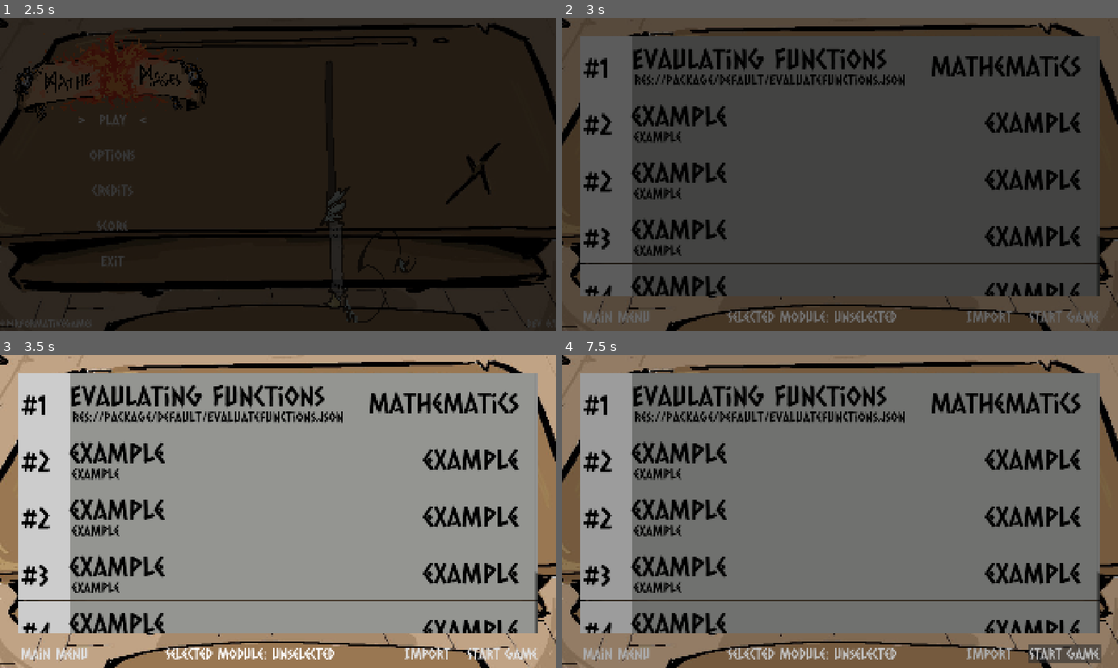
Above: before the commit, frames 1-4 (two rows, left to right).
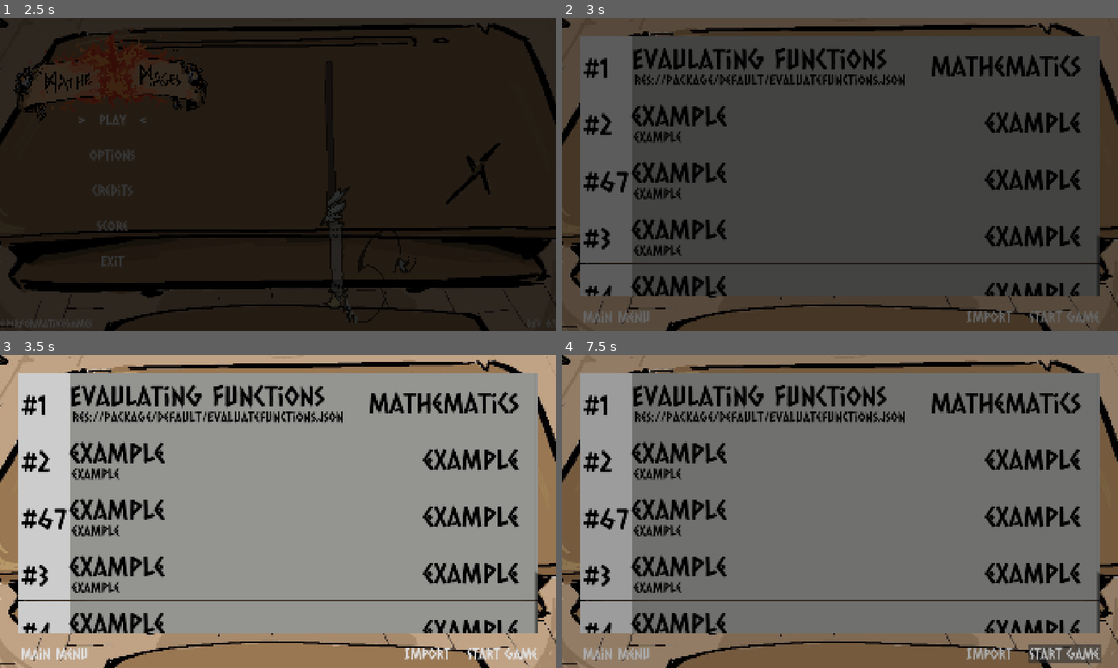
Above: after the commit, the same moments.

Repository: JMSal08/Mathemages
Game: Godot game, scene res://scenes/splash/studio_splash.tscn
The game is run twice, just before and just after one commit, with the same random seed, the same clock (stepped at 60 frames per second) and the same inputs.
Inputs (mouse positions are in pixels of both pictures, inside the frame that each line leads up to):
- Up to frame 1 (2.5 s): tap Enter at 0.5 s; move the mouse to (400, 158) at 0.52 s; click (400, 158) at 0.67 s; move the mouse to (166, 190) at 1.27 s; click (166, 190) at 1.42 s; click "Play" at 2 s
- Up to frame 2 (3 s): click "#1" at 2.75 s
- Up to frame 3 (3.5 s): no input
- Up to frame 4 (7.5 s): click "#2" at 3.5 s; click "#2" at 4.25 s; click (840, 514) at 5 s, where only the run after the commit has a clickable "#67"; click "#3" at 5.75 s; click "#4" at 6.5 s; click "Start Game" at 7.25 s

Frame 1 is identical in both runs. In frame 2, 0.7% of the frame differs, in the area x 6-61%, y 48-98%; in frame 3, 0.9%; in frame 4, 0.8%.
Error before the commit: Invalid assignment of property or key 'text' with value of type 'String' on a base object of type 'null instance'. (res://scripts/selection_page.gd:74)

Commit message:
Implemented the question loading system

Diff:
--- a/char/agenthandler/agent_handler.gd
+++ b/char/agenthandler/agent_handler.gd
@@ -1,7 +1,7 @@
 extends Node
 
 #CHARACTER SETTINGS
-var AGENT = "Agent"
+var AGENT = ""
 
 var response_correct = []
 var response_incorrect = []
--- a/package/packagehandler/package_handler.gd
+++ b/package/packagehandler/package_handler.gd
@@ -1,4 +1,7 @@
 extends Control
+
+var title = ""
+var path_to_file = ""
 
 var edition = ""
 var subject = ""
@@ -7,8 +10,10 @@
 var choices: Array = []
 
 func load_questions(file_path: String):
+	file_path = path_to_file
 	var file = FileAccess.open(file_path, FileAccess.READ)
 	if file == null:
+		TransitionScene.change_scene_to_file("res://scenes/main_menu.tscn")
 		push_error("Could not open file: %s" % file_path)
 		return
 
@@ -16,10 +21,11 @@
 	var data = JSON.parse_string(text)
 
 	if data == null:
+		TransitionScene.change_scene_to_file("res://scenes/main_menu.tscn")
 		push_error("Error parsing JSON File")
 		return
 
-	edition.clear()
+	edition = ""
 	edition= data.get("edition", "")
 	if edition.to_lower() != "mathemages":
 		push_error("Not Valid Mathemages JSON file")
@@ -35,6 +41,10 @@
 		answers.append(q["answer"])
 		choices.append(q["choices"])
 
+	print(questions)
+	print(answers)
+	print(choices)
+
 func randomizer():
 	var questions_length = questions.size()
 	var answers_length = answers.size()
--- a/project.godot
+++ b/project.godot
@@ -30,9 +30,9 @@
 
 TransitionScene="*res://scenes/transition_scene.tscn"
 AudioPlayer="*res://scenes/audio/audio_player.tscn"
-SelectionPage="*uid://beju08dyvpfjq"
 PackageHandler="*uid://dahldnac8s6m7"
 AgentHandler="*uid://dtijusbpd7als"
+SelectionPage="*uid://beju08dyvpfjq"
 
 [display]
 
--- a/scenes/game/agentSelection_page.tscn
+++ b/scenes/game/agentSelection_page.tscn
@@ -109,10 +109,26 @@
 "values": [Vector2(384, -208)]
 }
 
+[sub_resource type="Animation" id="Animation_4x3cg"]
+resource_name = "bounce"
+tracks/0/type = "value"
+tracks/0/imported = false
+tracks/0/enabled = true
+tracks/0/path = NodePath("Label:position")
+tracks/0/interp = 1
+tracks/0/loop_wrap = true
+tracks/0/keys = {
+"times": PackedFloat32Array(0, 0.13333334, 0.6333333, 1),
+"transitions": PackedFloat32Array(2, 0.5, 2, 0.5),
+"update": 0,
+"values": [Vector2(384, 48), Vector2(384, 70), Vector2(384, 20), Vector2(384, 48)]
+}
+
 [sub_resource type="AnimationLibrary" id="AnimationLibrary_4x3cg"]
 _data = {
 &"LabelAnimation": SubResource("Animation_4s2py"),
-&"RESET": SubResource("Animation_ad4r8")
+&"RESET": SubResource("Animation_ad4r8"),
+&"bounce": SubResource("Animation_4x3cg")
 }
 
 [node name="AgentSelectionPage" type="Control" unique_id=446443074]
@@ -177,6 +193,15 @@
 layout_mode = 2
 icon = ExtResource("3_hnmim")
 
+[node name="BackButton" type="Button" parent="." unique_id=1191213551]
+layout_mode = 0
+offset_left = 1112.0
+offset_top = 944.0
+offset_right = 1428.0
+offset_bottom = 1019.0
+theme_override_font_sizes/font_size = 48
+text = "Go Back!"
+
 [node name="Button" type="Button" parent="." unique_id=1827276666]
 layout_mode = 0
 offset_left = 1456.0
@@ -203,4 +228,5 @@
 [connection signal="ready" from="." to="." method="_on_ready"]
 [connection signal="pressed" from="HBoxContainer/eadlerbtn" to="." method="_on_eadlerbtn_pressed"]
 [connection signal="pressed" from="HBoxContainer/pythabtn" to="." method="_on_pythabtn_pressed"]
+[connection signal="pressed" from="BackButton" to="." method="_on_back_button_pressed"]
 [connection signal="pressed" from="Button" to="." method="_on_button_pressed"]
--- a/scenes/misc/selection_list_item.tscn
+++ b/scenes/misc/selection_list_item.tscn
@@ -14,10 +14,6 @@
 mouse_behavior_recursive = 2
 mouse_default_cursor_shape = 2
 script = ExtResource("1_s8aos")
-rank = null
-title = null
-file_path = null
-subject = null
 
 [node name="Panel" type="Panel" parent="." unique_id=737933379]
 layout_mode = 0
--- a/scenes/selection_page.tscn
+++ b/scenes/selection_page.tscn
@@ -112,18 +112,6 @@
 theme_override_styles/normal = SubResource("StyleBoxEmpty_l823m")
 text = "Import"
 
-[node name="SelectedLabel" type="Label" parent="." unique_id=851651142]
-layout_mode = 0
-offset_left = 384.0
-offset_top = 1000.0
-offset_right = 1344.0
-offset_bottom = 1062.0
-theme_override_colors/font_color = Color(1, 1, 1, 1)
-theme_override_fonts/font = ExtResource("3_3d6mh")
-theme_override_font_sizes/font_size = 50
-text = "Selected Module: Unselected"
-horizontal_alignment = 1
-
 [connection signal="ready" from="." to="." method="_on_ready"]
 [connection signal="pressed" from="MainMenuBtn" to="." method="_on_main_menu_btn_pressed"]
 [connection signal="pressed" from="StartGameBtn" to="." method="_on_start_game_btn_pressed"]
--- a/scripts/game/agent_selection_page.gd
+++ b/scripts/game/agent_selection_page.gd
@@ -7,13 +7,17 @@
 var pythapic = load("res://char/pytha/img/pytha.png")
 
 func _on_ready() -> void:
+	AgentHandler.AGENT = ""
 	await get_tree().create_timer(1).timeout
 	LabelAnimationPlayer.play("LabelAnimation")
 
 
 
 func _on_button_pressed() -> void:
-	TransitionScene.change_scene_to_file("res://scenes/game/game_scene.tscn")
+	if AgentHandler.AGENT == "":
+		LabelAnimationPlayer.play("bounce")
+	else:
+		TransitionScene.change_scene_to_file("res://scenes/game/game_scene.tscn")
 
 
 func _on_eadlerbtn_pressed() -> void:
@@ -26,3 +30,7 @@
 	CharFrame.texture = pythapic
 	AgentHandler.AGENT = "Pytha"
 	CharAnimationPlayer.play("popd")
+
+
+func _on_back_button_pressed() -> void:
+	TransitionScene.change_scene_to_file("res://scenes/selection_page.tscn")
--- a/scripts/misc/selection_list_item.gd
+++ b/scripts/misc/selection_list_item.gd
@@ -21,4 +21,5 @@
 
 func _on_pressed() -> void:
 	print("pressed selectionlistitem")
-	SelectionPage.object_pressed(RankLabel.text, TitleLabel.text)
+	PackageHandler.title = TitleLabel.text
+	PackageHandler.path_to_file = FilePathLabel.text
--- a/scripts/selection_page.gd
+++ b/scripts/selection_page.gd
@@ -1,7 +1,6 @@
 extends Control
 const SELECTION_LIST_ITEM = preload("res://scenes/misc/selection_list_item.tscn")
 @onready var ItemContainer = $PanelContainer/ScrollContainer/ItemContainer
-@onready var SelectedLabel = $SelectedLabel
 
 func _on_ready() -> void:
 	var new_data_array: Array = gather_data()
@@ -33,7 +32,7 @@
 			"subject": "example"
 		},
 		{
-			"rank": 2,
+			"rank": 67,
 			"title": "example",
 			"file_path": "example",
 			"subject": "example"
@@ -68,7 +67,5 @@
 
 
 func _on_start_game_btn_pressed() -> void:
+	PackageHandler.load_questions("placeholder")
 	TransitionScene.change_scene_to_file("res://scenes/game/agentSelection_page.tscn")
-
-func object_pressed(rank, title) -> void:
-	SelectedLabel.text = "Selected Module: " + rank + " " + title
